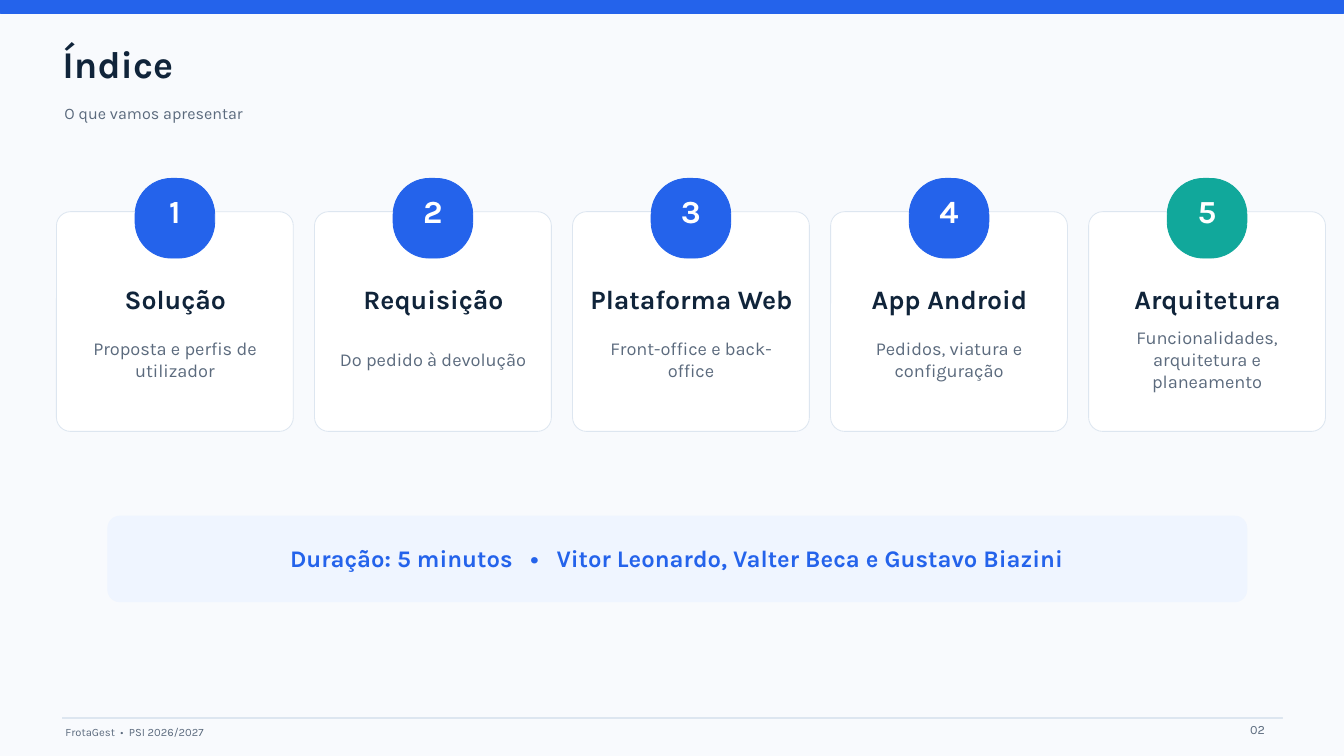
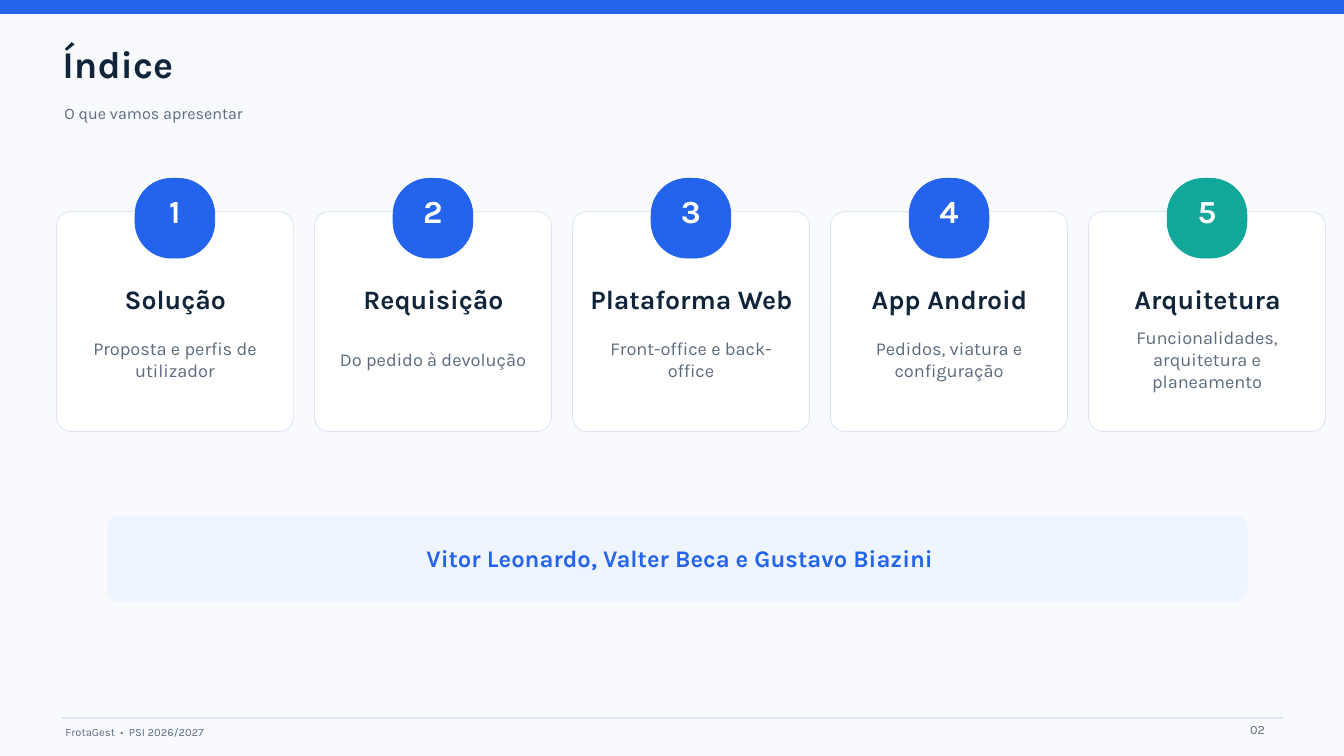
Before and after one commit to VitorLeonardoIPL/ProjetodeSistemasdeInforma-o, a slide deck: slide 2 of Docs/FrotaGest_PowerPoint_v2.pptx. Drawn at 1344x756 pixels with LibreOffice and Linux fonts; fonts in the diff are those of the drawing. Boxes give left, top, right and bottom in pixels: in the first picture for what was removed or moved away, otherwise in the second. Text is boxed around its words. In the diff, an @@ line names an element or a change of style, - is before the commit and + after.

```diff
--- a/Docs/FrotaGest_PowerPoint_v2.pptx
+++ b/Docs/FrotaGest_PowerPoint_v2.pptx
@@ text at (426, 550, 932, 570): text changed @@
-Duração: 5 minutos • Vitor Leonardo, Valter Beca e Gustavo Biazini
+Vitor Leonardo, Valter Beca e Gustavo Biazini
```
Also in this commit, not shown: 1 other file.
